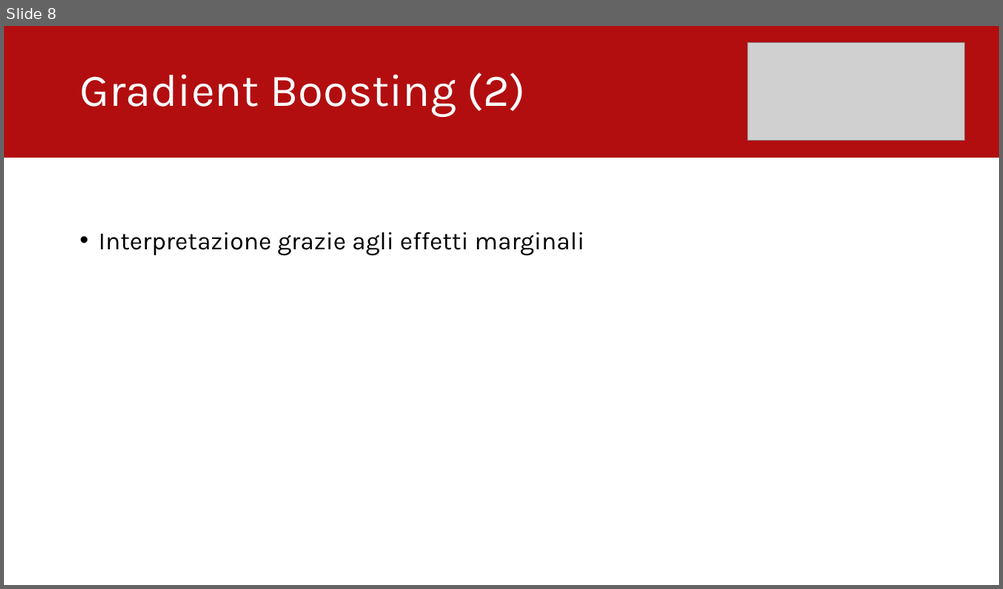
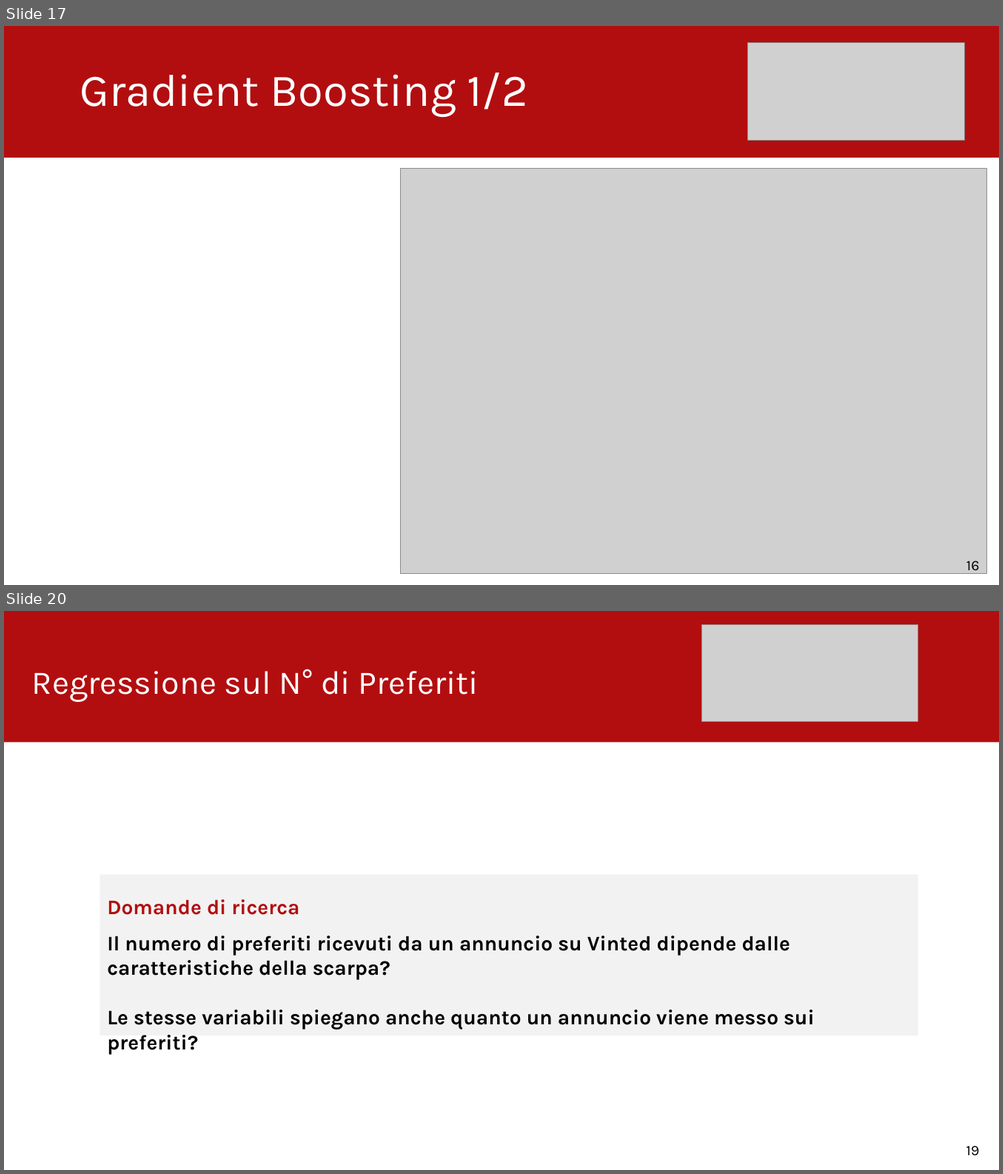
Before and after one commit to lucavarotto/vinted-scraper-and-business-analysis, a slide deck: Presentazione.pptx. Shown one above the other, each under a label of ours: slide 8 before the commit, slides 17 and 20 after it; the slides between them are not shown. The pictures are 1003x589 and 1003x1174 pixels, drawn with LibreOffice and Linux fonts; fonts in the diff are those of the drawing; grey boxes stand for pictures. Boxes give left, top, right and bottom in pixels: in the first picture for what was removed or moved away, otherwise in the second. Text is boxed around its words. In the diff, an @@ line names an element or a change of style, - is before the commit and + after.

```diff
--- a/Presentazione.pptx
+++ b/Presentazione.pptx
@@ slide 20 added at (4,611,999,1170), background #FFFFFF @@
@@ rectangle added at (4,611,999,742), fill #B20E10 @@
@@ picture added at (702,624,918,721) @@
@@ text added at (32,669,478,702), 32 pt, text #FFFFFF @@
+Regressione sul N° di Preferiti
@@ rectangle added at (99,874,918,1036), fill #F2F2F2 @@
@@ text added at (107,900,299,915), 20 pt, text #B20E10, bold @@
+Domande di ricerca
@@ text added at (107,936,814,1030), 20 pt, text #000000, bold @@
+Il numero di preferiti ricevuti da un annuncio su Vinted dipende dalle caratteristiche della scarpa?
+Le stesse variabili spiegano anche quanto un annuncio viene messo sui preferiti?
@@ text added at (966,1146,979,1156), 14 pt, text #000000 @@
+19
@@ what was slide 8 is now slide 17 @@
@@ slide 17 changed as well @@
@@ title at (79,73,528,117): text changed @@
-Gradient Boosting (2)
+Gradient Boosting 1/2
@@ picture added at (401,169,987,574) @@
@@ text removed at (99,232,585,255) @@
-• Interpretazione grazie agli effetti marginali
@@ text added at (966,561,979,575), 14 pt, text #000000 @@
+16
```
Also in this commit, not shown: 3 other slides changed, 35 other slides added, 5 slides removed, 48 other files.
